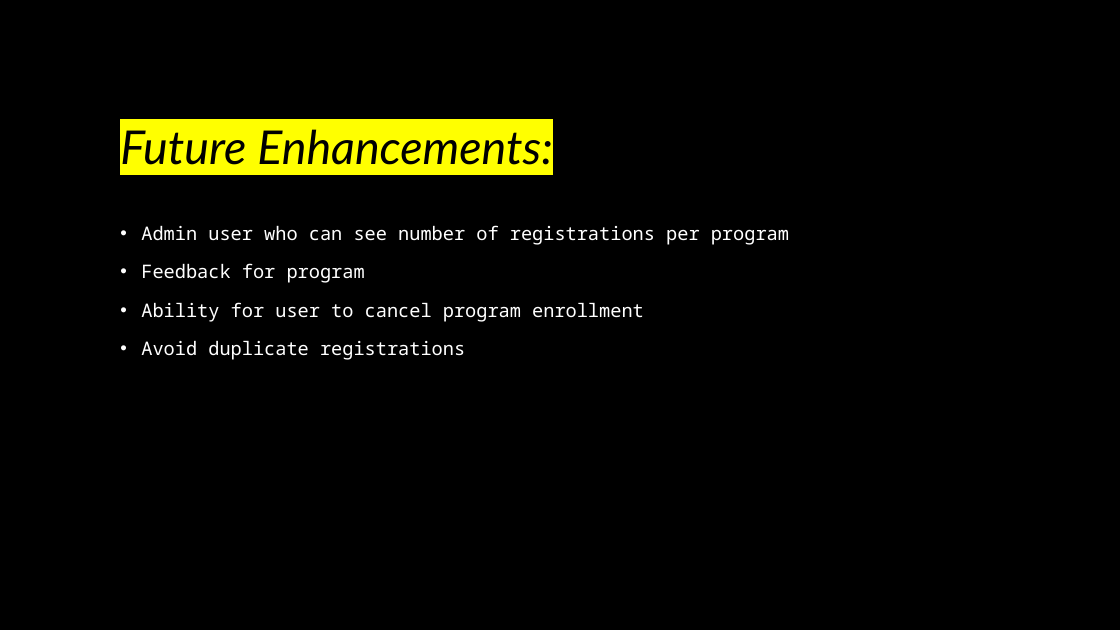
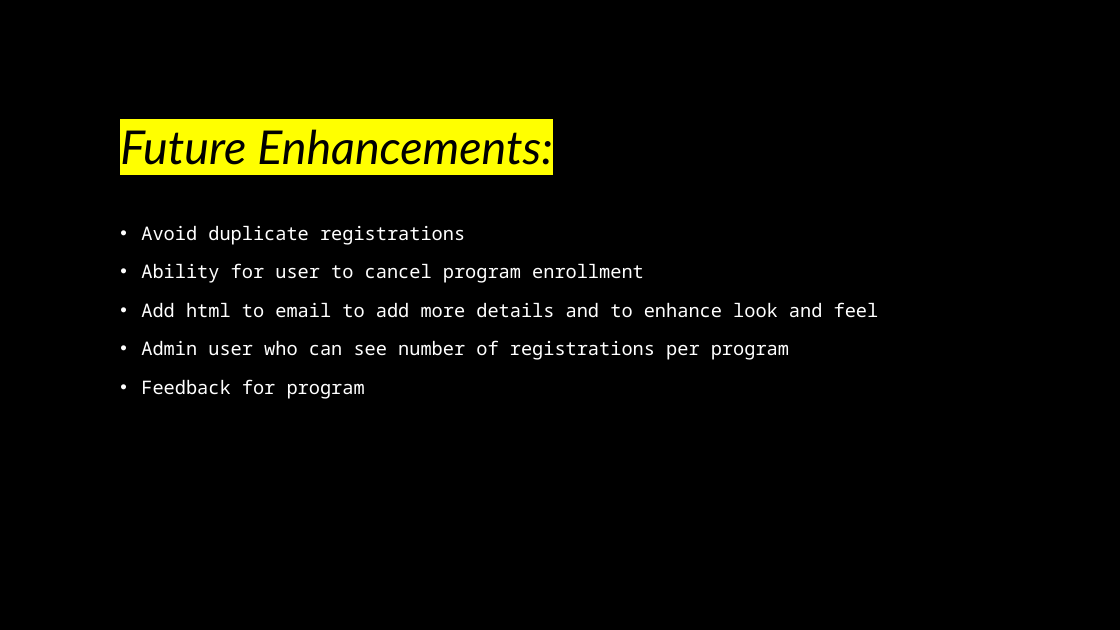
Before and after one commit to rpkrupali1/kitchen-around-you, a slide deck: slide 8 of presentation/kitchen-around-you presentation.pptx. Drawn at 1120x630 pixels with LibreOffice and Linux fonts; fonts in the diff are those of the drawing; background and template pictures are left out. Boxes give left, top, right and bottom in pixels: in the first picture for what was removed or moved away, otherwise in the second. Text is boxed around its words. In the diff, an @@ line names an element or a change of style, - is before the commit and + after.

```diff
--- a/presentation/kitchen-around-you presentation.pptx
+++ b/presentation/kitchen-around-you presentation.pptx
@@ text at (x1=141, y1=225, x2=879, y2=318): paragraphs added @@
+• Avoid duplicate registrations
+• Ability for user to cancel program enrollment
+• Add html to email to add more details and to enhance look and feel
@@ text at (x1=141, y1=302, x2=644, y2=360): paragraphs removed @@
-• Ability for user to cancel program enrollment
-• Avoid duplicate registrations
```
Also in this commit, not shown: 8 other files.
